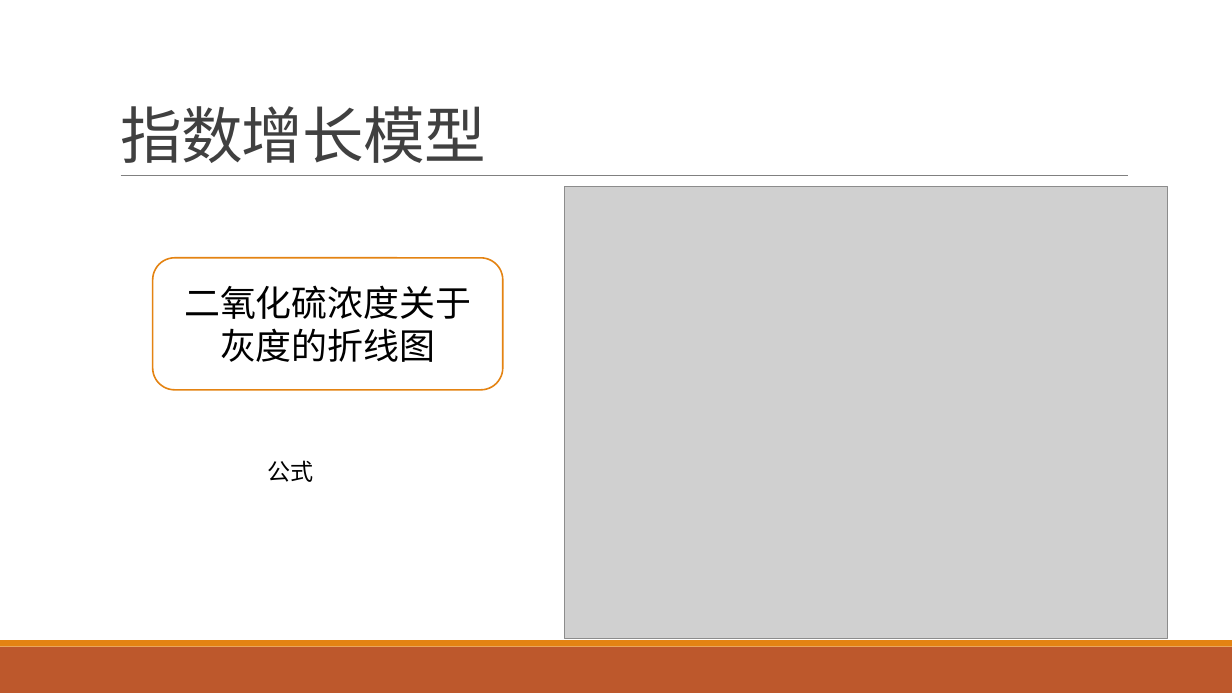
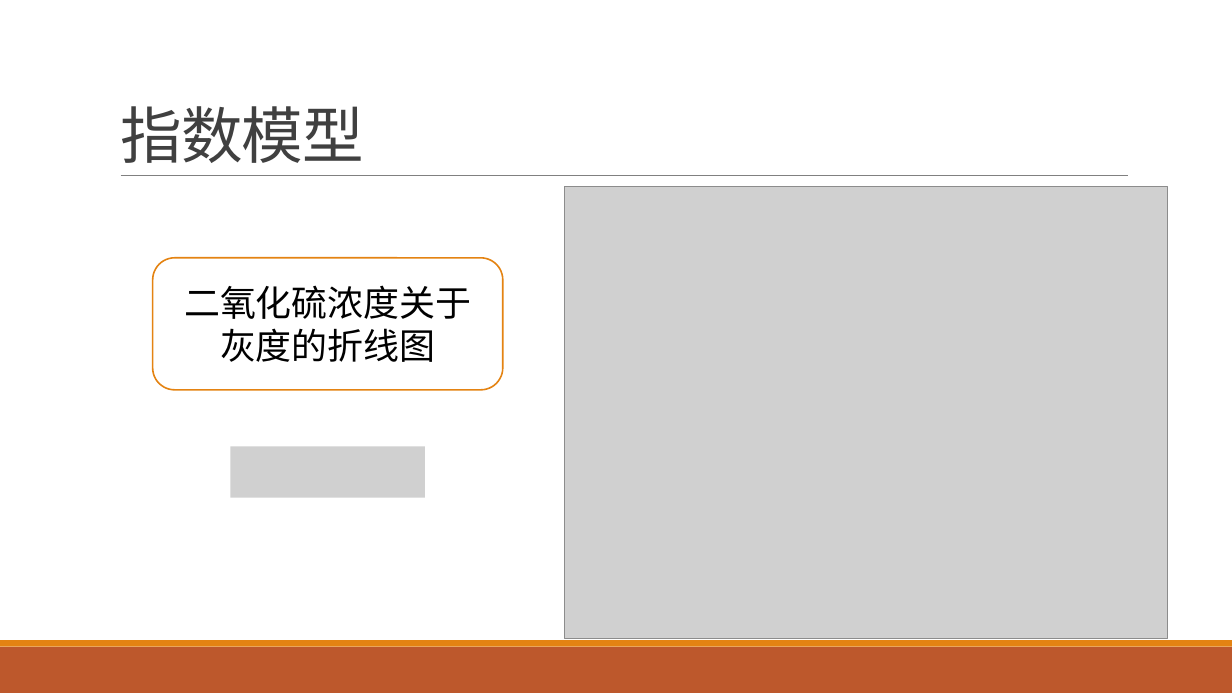
Before and after one commit to yuanjingsong/MCM_Homework, a slide deck: slide 46 of PreG21.pptx. Drawn at 1232x693 pixels with LibreOffice and Linux fonts; fonts in the diff are those of the drawing; grey boxes stand for pictures. Boxes give left, top, right and bottom in pixels: in the first picture for what was removed or moved away, otherwise in the second. Text is boxed around its words. In the diff, an @@ line names an element or a change of style, - is before the commit and + after.

Commit message:
finish Q2

```diff
--- a/PreG21.pptx
+++ b/PreG21.pptx
@@ title at (120,106,364,163): text changed @@
-指数增长模型
+指数模型
@@ picture added at (230,446,425,497) @@
@@ text removed at (268,460,314,482) @@
-公式
```
Also in this commit, not shown: 1 other slide changed.
